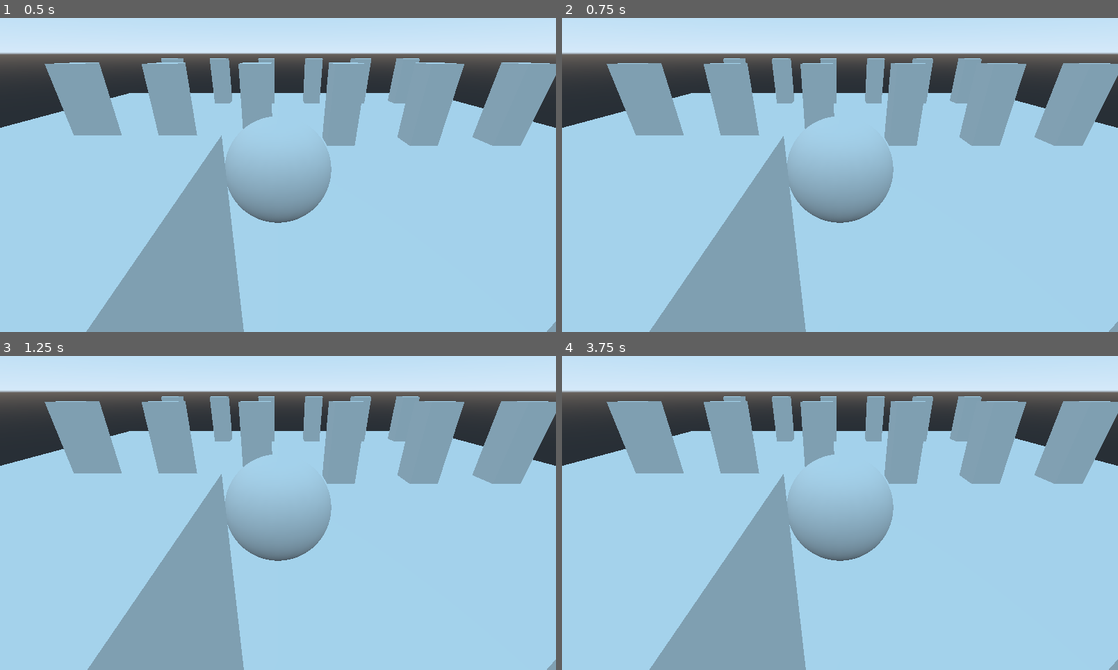
Above: before the commit, frames 1-4 (two rows, left to right).
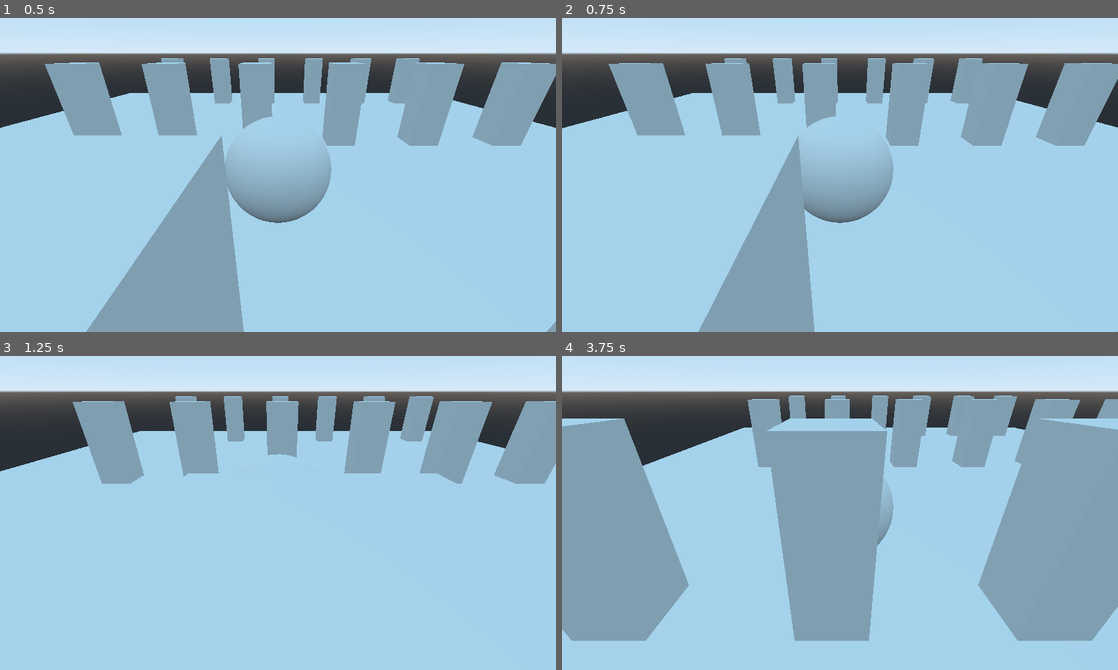
Above: after the commit, the same moments.

Repository: awindahl/egg_game
Game: Godot game, scene res://Test/Testbench.tscn
Two runs of this game, one before a commit and one after it. Both use one fixed random seed, a clock stepped at 60 frames per second and the inputs below. After the commit the project has no main scene; this scene is started directly in both runs.
Inputs:
- Up to frame 1 (0.5 s): no input
- Up to frame 2 (0.75 s): hold A (a, bound only after the commit) from 0.53 s (still down)
- Up to frame 3 (1.25 s): keep holding A (a, bound only after the commit); tap D (d, bound only after the commit) at 0.8 s
- Up to frame 4 (3.75 s): release A (a, bound only after the commit) at 1.28 s; tap D (d, bound only after the commit) at 1.35 s; tap S (s, bound only after the commit) at 1.55 s; hold S (s, bound only after the commit) 2.03-2.78 s; tap W (w, bound only after the commit) at 2.3, 2.85 s; tap A (a, bound only after the commit) at 3.05 s; hold A (a, bound only after the commit) from 3.53 s (still down)

Frame 1 is identical in both runs. In frame 2, 5.4% of the frame differs, in the area x 0-100%, y 12-100%; in frame 3, 25%; in frame 4, 50%.

Commit message:
pushed project settings

Diff:
--- a/project.godot
+++ b/project.godot
@@ -16,8 +16,35 @@
 [application]
 
 config/name="Egg Demo"
-run/main_scene="res://Test/Testbench.tscn"
 config/icon="res://icon.png"
+
+[input]
+
+w={
+"deadzone": 0.5,
+"events": [ Object(InputEventKey,"resource_local_to_scene":false,"resource_name":"","device":0,"alt":false,"shift":false,"control":false,"meta":false,"command":false,"pressed":false,"scancode":87,"unicode":0,"echo":false,"script":null)
+ ]
+}
+a={
+"deadzone": 0.5,
+"events": [ Object(InputEventKey,"resource_local_to_scene":false,"resource_name":"","device":0,"alt":false,"shift":false,"control":false,"meta":false,"command":false,"pressed":false,"scancode":65,"unicode":0,"echo":false,"script":null)
+ ]
+}
+s={
+"deadzone": 0.5,
+"events": [ Object(InputEventKey,"resource_local_to_scene":false,"resource_name":"","device":0,"alt":false,"shift":false,"control":false,"meta":false,"command":false,"pressed":false,"scancode":83,"unicode":0,"echo":false,"script":null)
+ ]
+}
+d={
+"deadzone": 0.5,
+"events": [ Object(InputEventKey,"resource_local_to_scene":false,"resource_name":"","device":0,"alt":false,"shift":false,"control":false,"meta":false,"command":false,"pressed":false,"scancode":68,"unicode":0,"echo":false,"script":null)
+ ]
+}
+space={
+"deadzone": 0.5,
+"events": [ Object(InputEventKey,"resource_local_to_scene":false,"resource_name":"","device":0,"alt":false,"shift":false,"control":false,"meta":false,"command":false,"pressed":false,"scancode":32,"unicode":0,"echo":false,"script":null)
+ ]
+}
 
 [rendering]
 
